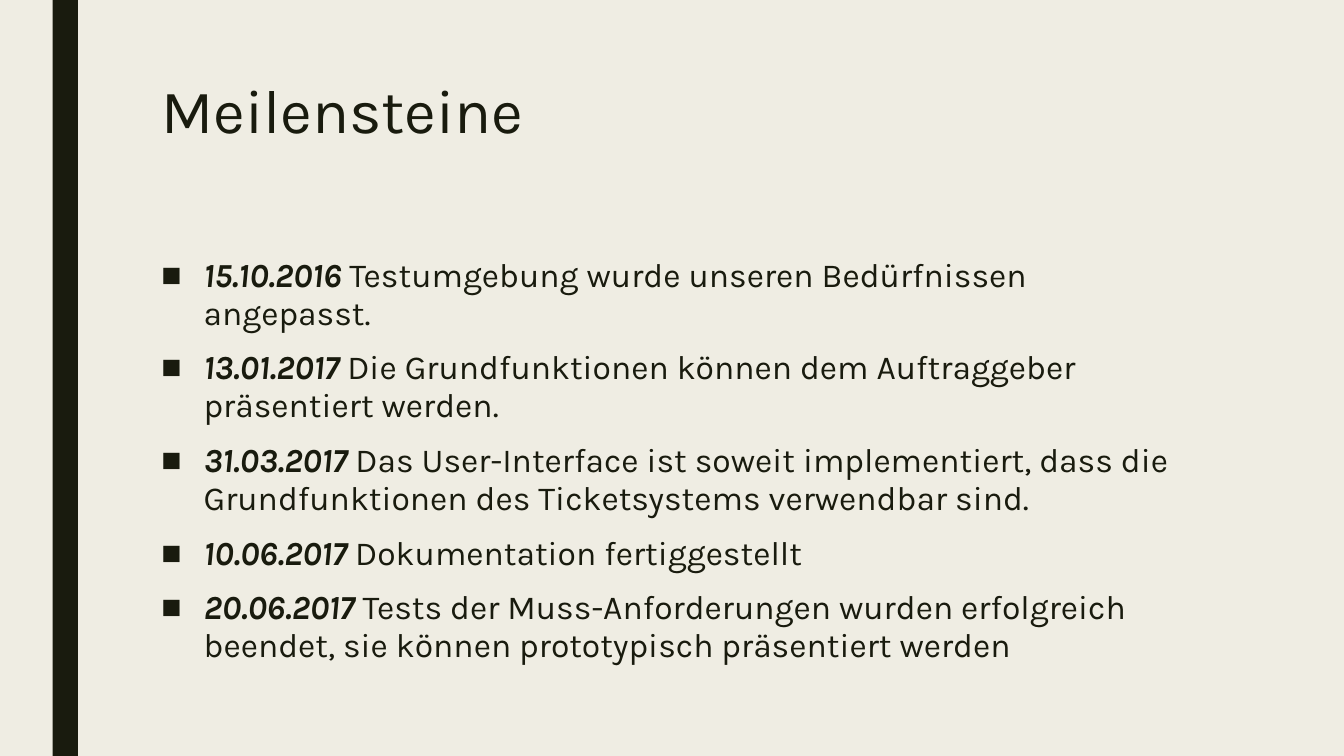
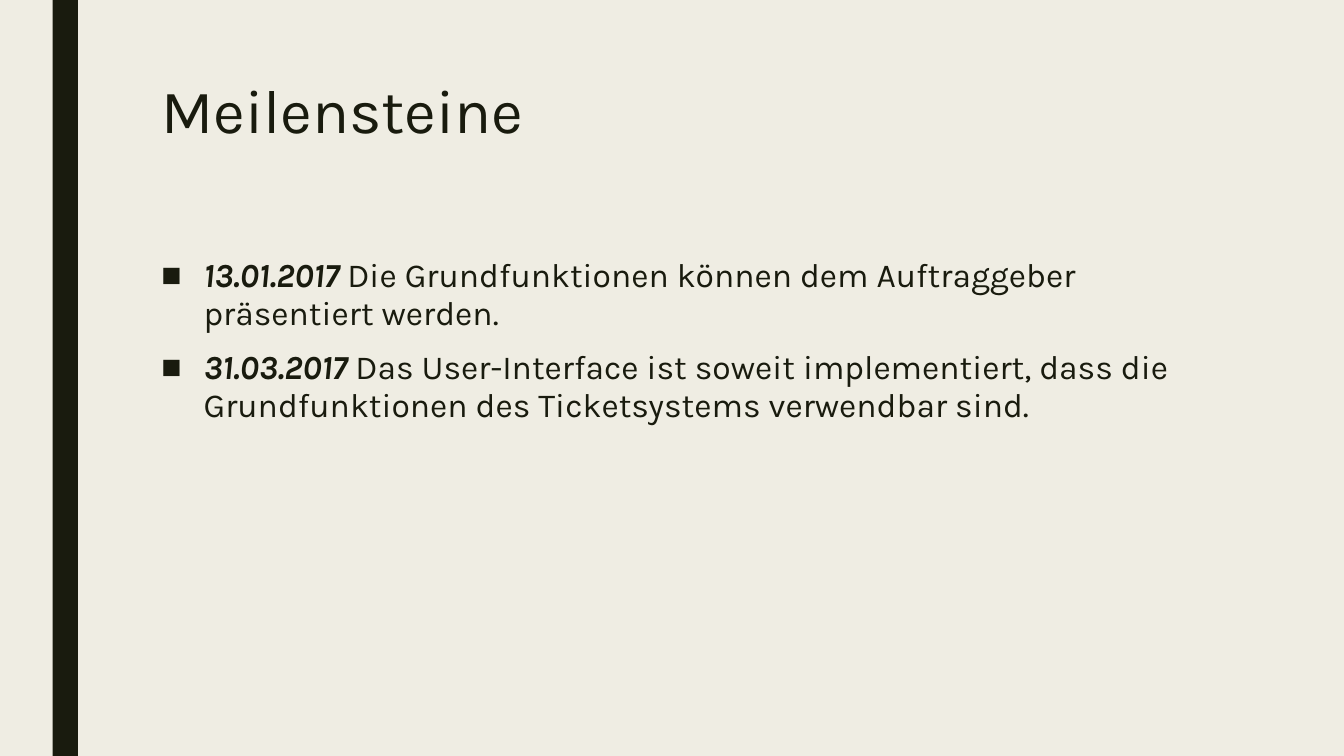
Before and after one commit to bastscho/diplomprojekt, a slide deck: slide 5 of Dokumente/Zwischenpraesentation_01_30-11-16/zwischenpraesentation_communicational_01.pptx. Drawn at 1344x756 pixels with LibreOffice and Linux fonts; fonts in the diff are those of the drawing. Boxes give left, top, right and bottom in pixels: in the first picture for what was removed or moved away, otherwise in the second. Text is boxed around its words. In the diff, an @@ line names an element or a change of style, - is before the commit and + after.

Commit message:
Erste Zwischenpräsentation
Entfernen der überflüssigen Meilensteine

```diff
--- a/Dokumente/Zwischenpraesentation_01_30-11-16/zwischenpraesentation_communicational_01.pptx
+++ b/Dokumente/Zwischenpraesentation_01_30-11-16/zwischenpraesentation_communicational_01.pptx
@@ text at box(204, 264, 1027, 334): paragraph removed @@
-■ 15.10.2016 Testumgebung wurde unseren Bedürfnissen angepasst.
@@ text at box(204, 542, 1126, 666): paragraphs removed @@
-■ 10.06.2017 Dokumentation fertiggestellt
-■ 20.06.2017 Tests der Muss-Anforderungen wurden erfolgreich beendet, sie können prototypisch präsentiert werden
```
